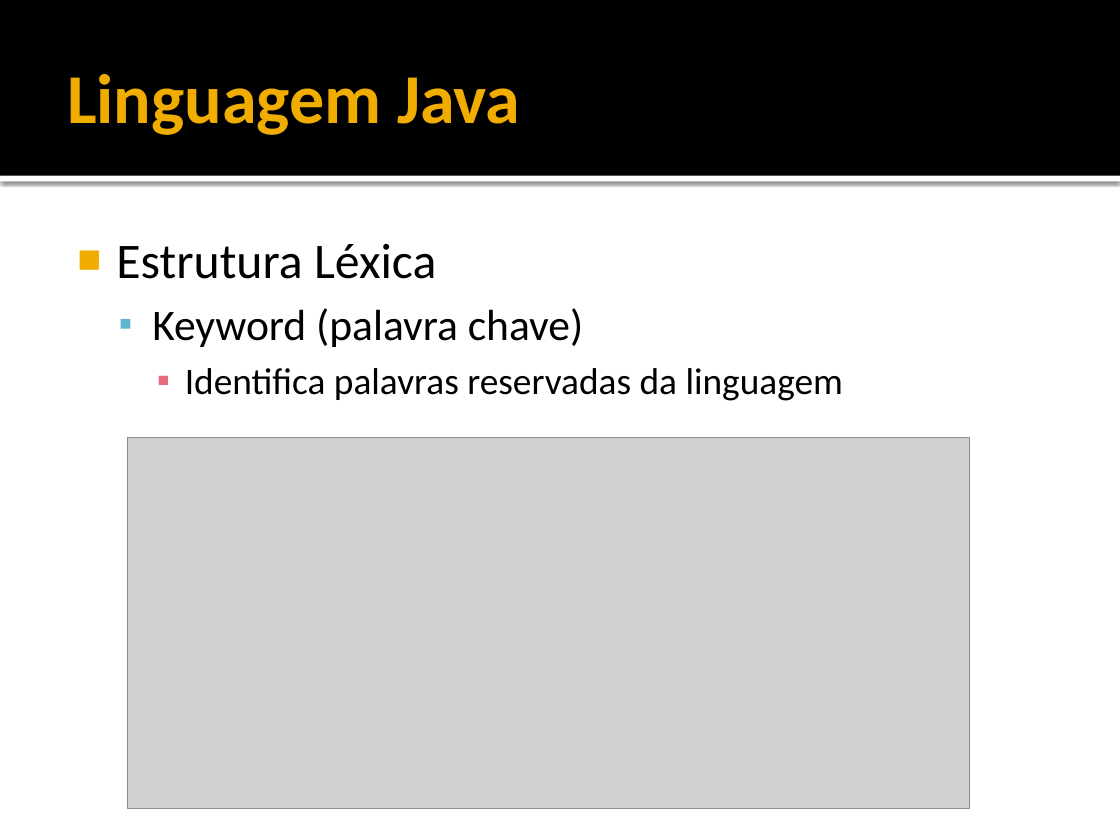
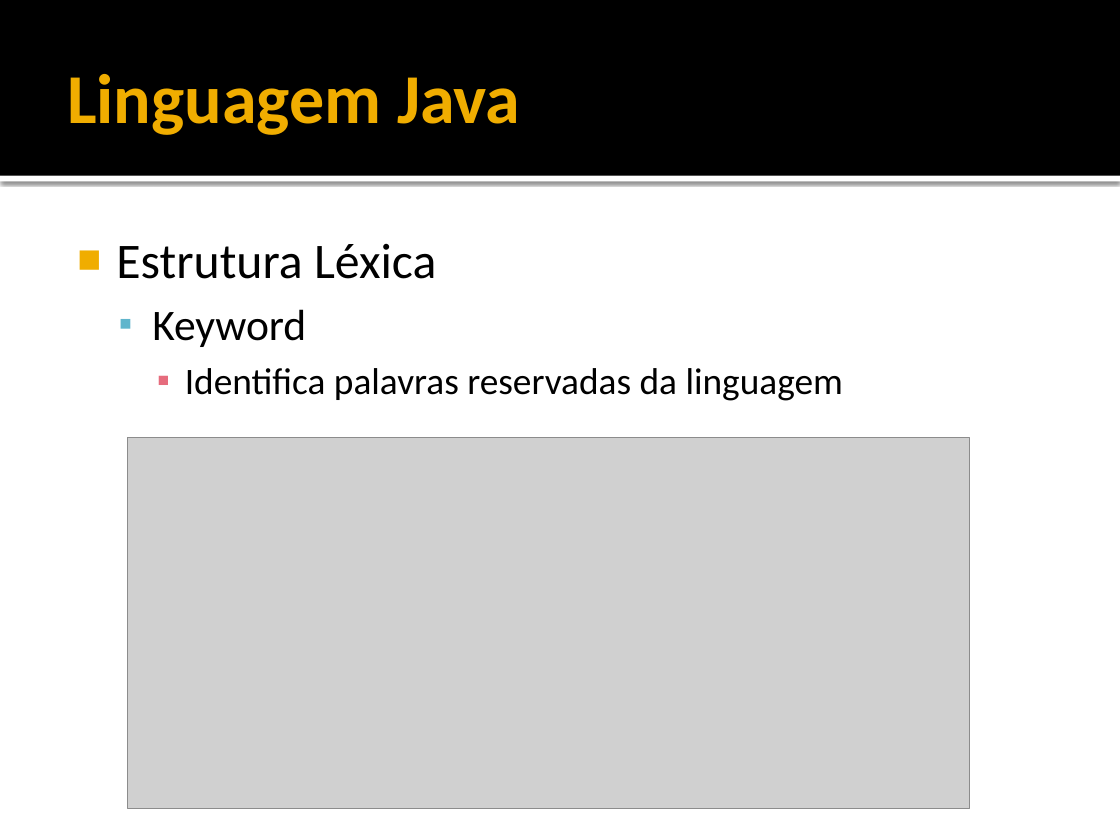
Before and after one commit to filosofisto/cpb-treinamento, a slide deck: slide 18 of Fundamentos/Fundamentos - Java Basico.pptx. Drawn at 1120x840 pixels with LibreOffice and Linux fonts; fonts in the diff are those of the drawing; grey boxes stand for pictures. Boxes give left, top, right and bottom in pixels: in the first picture for what was removed or moved away, otherwise in the second. Text is boxed around its words. In the diff, an @@ line names an element or a change of style, - is before the commit and + after.

```diff
--- a/Fundamentos/Fundamentos - Java Basico.pptx
+++ b/Fundamentos/Fundamentos - Java Basico.pptx
@@ text at (x1=152, y1=309, x2=306, y2=347): text changed @@
-  ▪ Keyword (palavra chave)
+  ▪ Keyword
```
Also in this commit, not shown: 2 other slides changed, 5 slides added, 1 other file.
